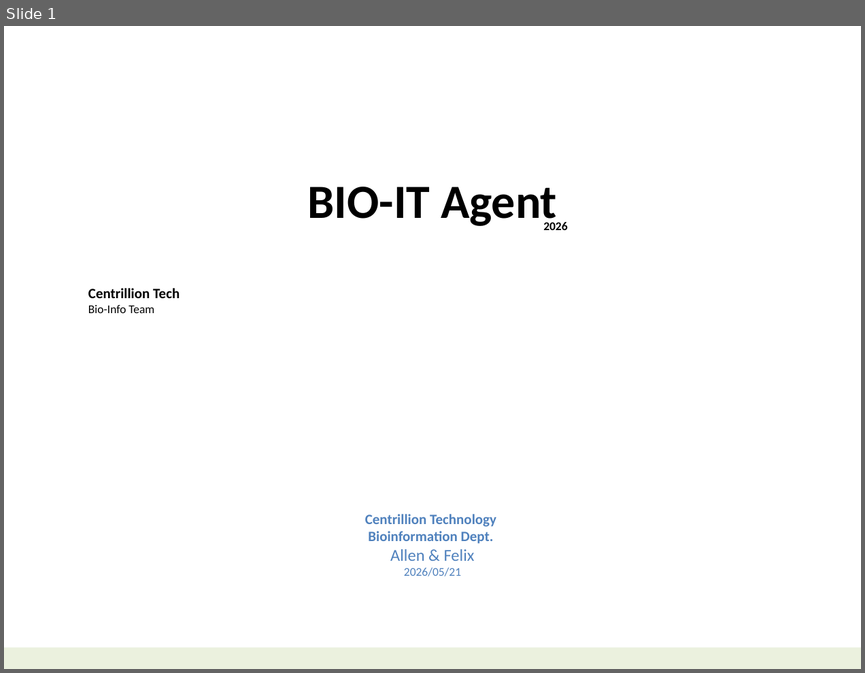
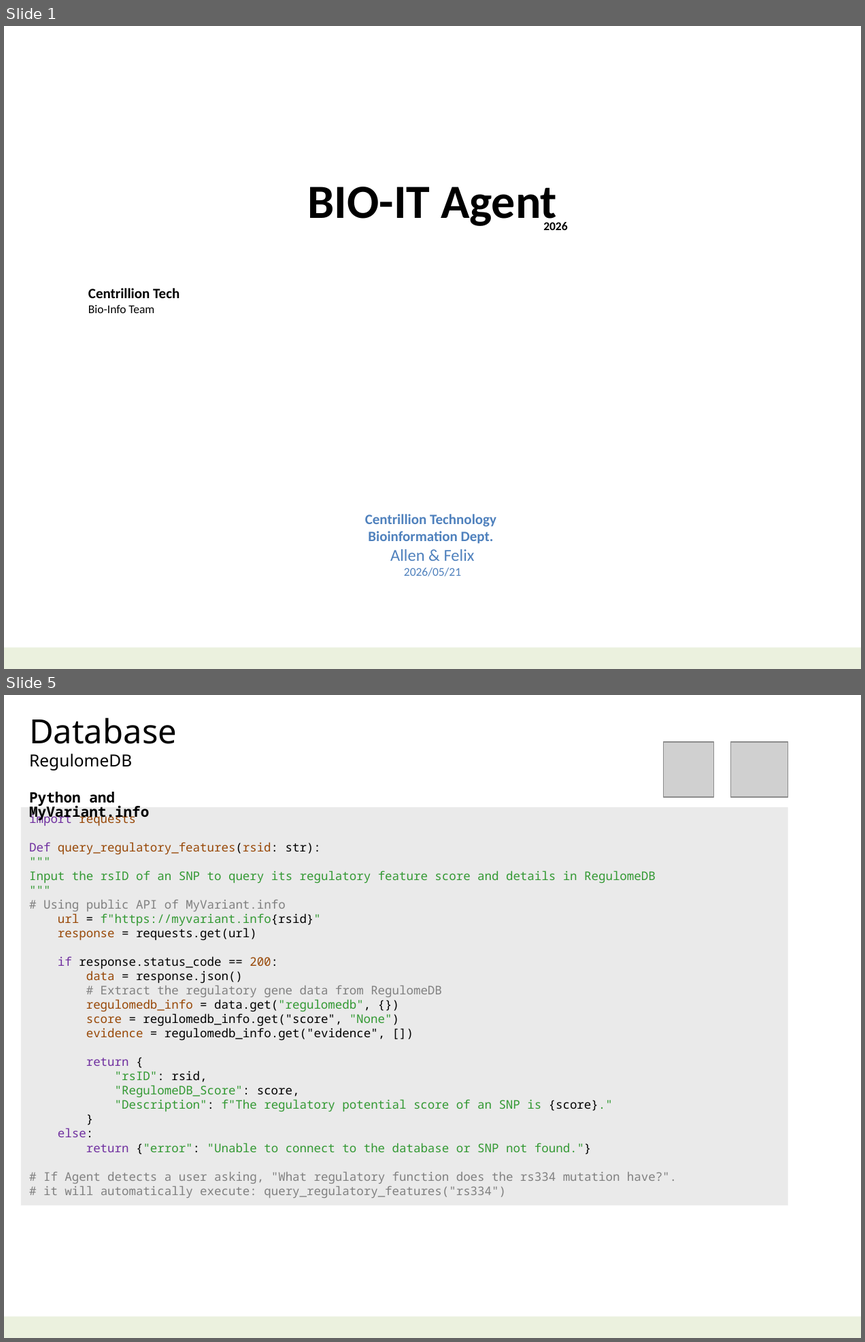
Before and after one commit to navibator/crazy-ai, a slide deck: bio-it-agent.pptx. Shown one above the other, each under a label of ours: slide 1 before the commit, slides 1 and 5 after it; the slides between them are not shown. The pictures are 865x673 and 865x1342 pixels, drawn with LibreOffice and Linux fonts; fonts in the diff are those of the drawing; grey boxes stand for pictures. Boxes give left, top, right and bottom in pixels: in the first picture for what was removed or moved away, otherwise in the second. Text is boxed around its words. In the diff, an @@ line names an element or a change of style, - is before the commit and + after.

Commit message:
bio-it agent

```diff
--- a/bio-it-agent.pptx
+++ b/bio-it-agent.pptx
@@ slide 5 added at box(4, 695, 861, 1338), background #FFFFFF; not listed: 1 template element that a slide beside it also shows @@
@@ text added at box(29, 717, 177, 770), 14 pt, text #000000 @@
+Database
+RegulomeDB
@@ picture added at box(663, 742, 713, 797) @@
@@ picture added at box(730, 742, 788, 797) @@
@@ text added at box(29, 792, 149, 821), 12 pt, text #000000, bold @@
+Python and MyVariant.info
@@ rectangle added at box(21, 807, 788, 1206), fill #EAEAEA, 10 pt, text #339933 @@
+import requests
+Def query_regulatory_features(rsid: str):
+"""
+Input the rsID of an SNP to query its regulatory feature score and details in RegulomeDB
+"""
+# Using public API of MyVariant.info
+url = f"https://myvariant.info{rsid}"
+response = requests.get(url)
+if response.status_code == 200:
+data = response.json()
+# Extract the regulatory gene data from RegulomeDB
+regulomedb_info = data.get("regulomedb", {})
+score = regulomedb_info.get("score", "None")
+evidence = regulomedb_info.get("evidence", [])
+return {
+"rsID": rsid,
+"RegulomeDB_Score": score,
+"Description": f"The regulatory potential score of an SNP is {score}."
+}
+else:
+return {"error": "Unable to connect to the database or SNP not found."}
+# If Agent detects a user asking, "What regulatory function does the rs334 mutation have?".
+# it will automatically execute: query_regulatory_features("rs334")
```
Also in this commit, not shown: 5 other slides added, 6 slides removed, 4 other files.
